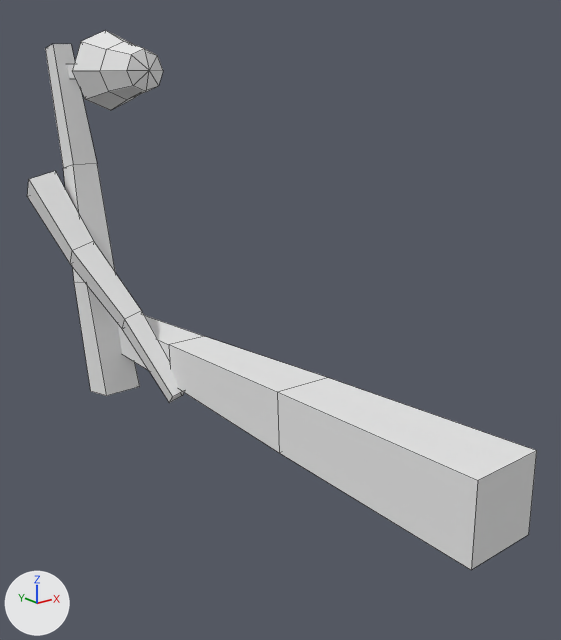
An edit to the Blender file Assets/Meshes/LampPosts.blend, drawn before and after from the same camera.
Rendered twice from a 50 mm lens placed at (-2.92, -2.39, 2.06), pointed at (0.18, 1.48, 0.52). Every picture has the same lights, and +X, +Y and +Z are marked at lower left. Mesh edges are drawn as thin lines.

Script lines for the objects in view, before the commit:
```python
me_cube = bpy.data.meshes.new('Cube')
me_cube.from_pydata(...)  # 48 vertices, 42 faces; spans x -0.59..0.27, y -0.44..3.98, z -0.5..2.35
me_cube.materials.append(mat_material)  # white #e7e7e7
me_cube_001 = bpy.data.meshes.new('Cube.001')
me_cube_001.from_pydata(...)  # 34 vertices, 34 faces; spans x -0.282..0.279, y -1.334..0.002, z -0.28..0.281
me_cube_001.materials.append(mat_material)  # white #e7e7e7
ob_lamppost_01 = bpy.data.objects.new('LampPost_01', me_cube)
ob_lamppost_01.location = (0.05, 0.007, -0.036)
ob_lantern_01 = bpy.data.objects.new('Lantern_01', me_cube_001)
ob_lantern_01.location = (-0.15, 3.816, 2.105)
```
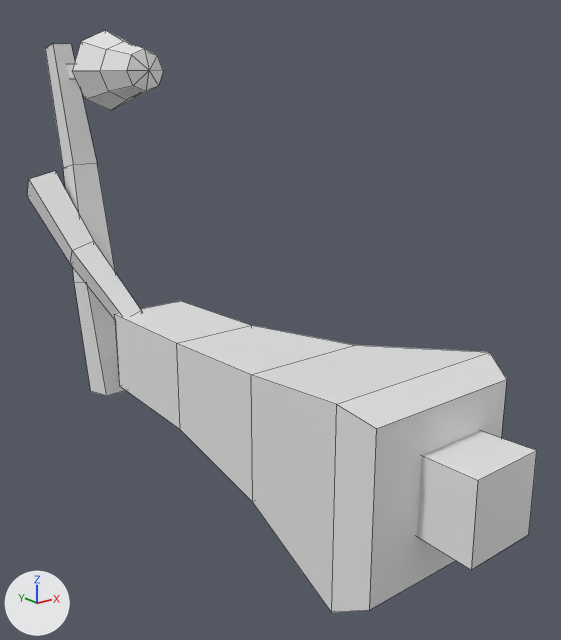
What differs and where, as boxes [x1, y1, x2, y2] in the pictures (561 x 640 px):
'LampPost_02', added: after [114, 301, 507, 612]

Edits to the bpy script that builds the scene:
```text
Add me_cube_002:
    me_cube_002.from_pydata(...)  # 24 vertices, 22 faces; spans x -0.58..0.58, y -0.09..3.04, z -0.59..0.59
Add ob_lamppost_02:
    ob_lamppost_02 = bpy.data.objects.new('LampPost_02', me_cube_002)
    ob_lamppost_02.location = (0.0, 0.0, 0.0)
```
